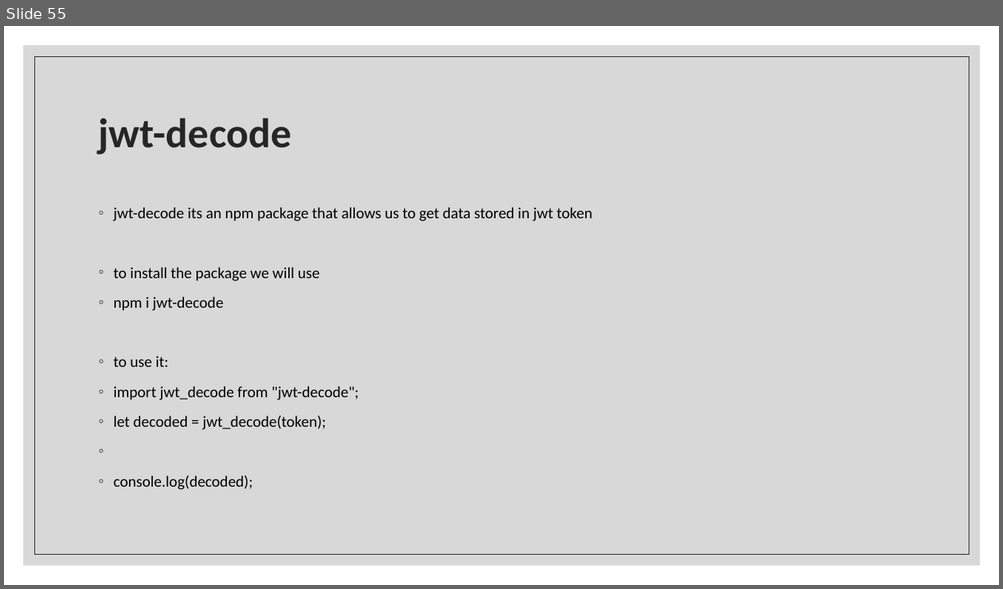
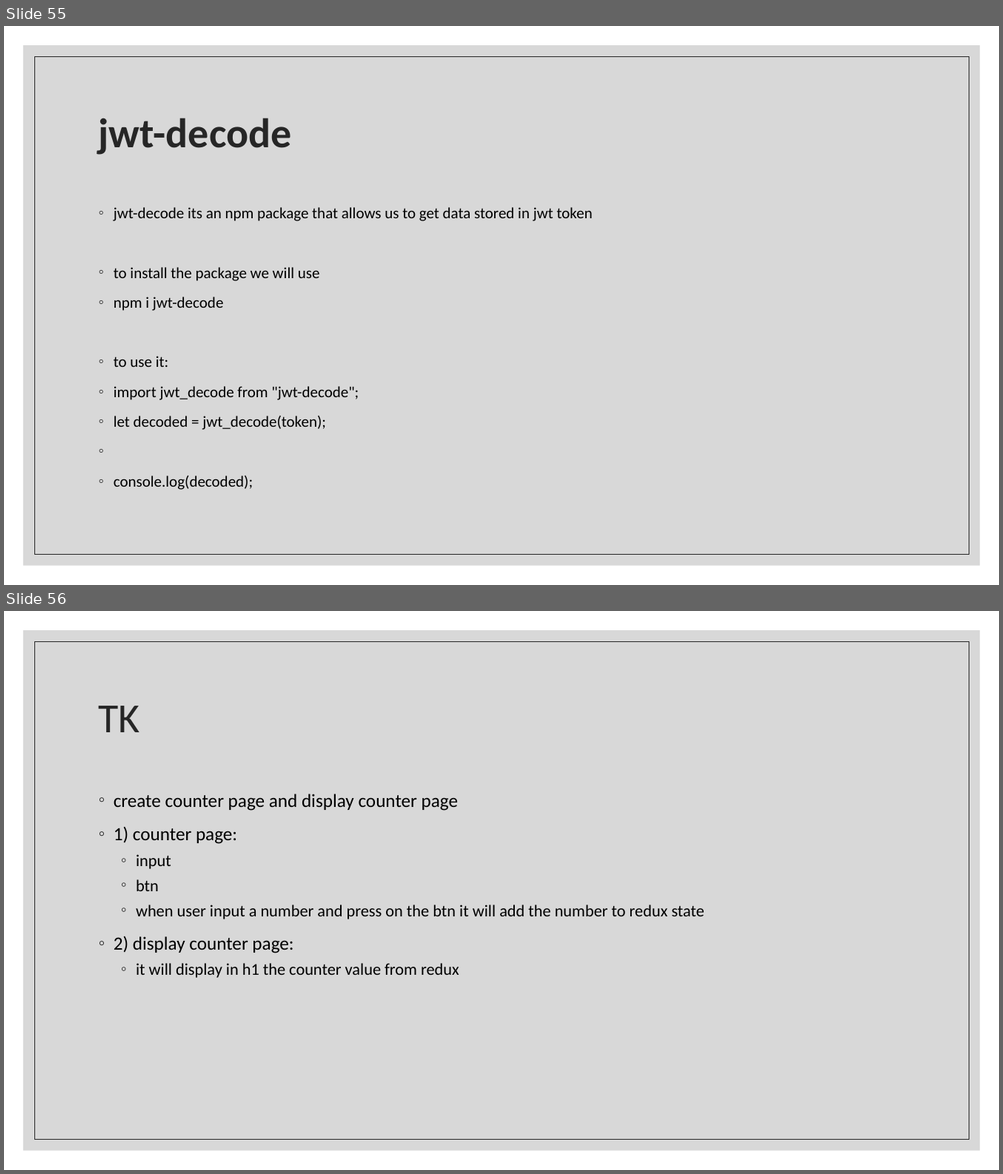
Before and after one commit to Rlss91/ht_W011121MR_morning_first-project, a slide deck: docs/React.pptx. Shown one above the other, each under a label of ours: slide 55 before the commit, slides 55 and 56 after it. The pictures are 1003x589 and 1003x1174 pixels, drawn with LibreOffice and Linux fonts; fonts in the diff are those of the drawing. Boxes give left, top, right and bottom in pixels: in the first picture for what was removed or moved away, otherwise in the second. Text is boxed around its words. In the diff, an @@ line names an element or a change of style, - is before the commit and + after.

Commit message:
tk redux

```diff
--- a/docs/React.pptx
+++ b/docs/React.pptx
@@ slide 56 added at (4,611,999,1170), background #FFFFFF; not listed: 2 template elements that a slide beside it also shows @@
@@ title added at (99,706,140,732), 40 pt, text #262626 @@
+TK
@@ text added at (114,794,705,978), 16 pt, text #000000 @@
+◦ create counter page and display counter page
+◦ 1) counter page:
+  ◦ input
+  ◦ btn
+  ◦ when user input a number and press on the btn it will add the number to redux state
+◦ 2) display counter page:
+  ◦ it will display in h1 the counter value from redux
```
Also in this commit, not shown: 4 other files.
